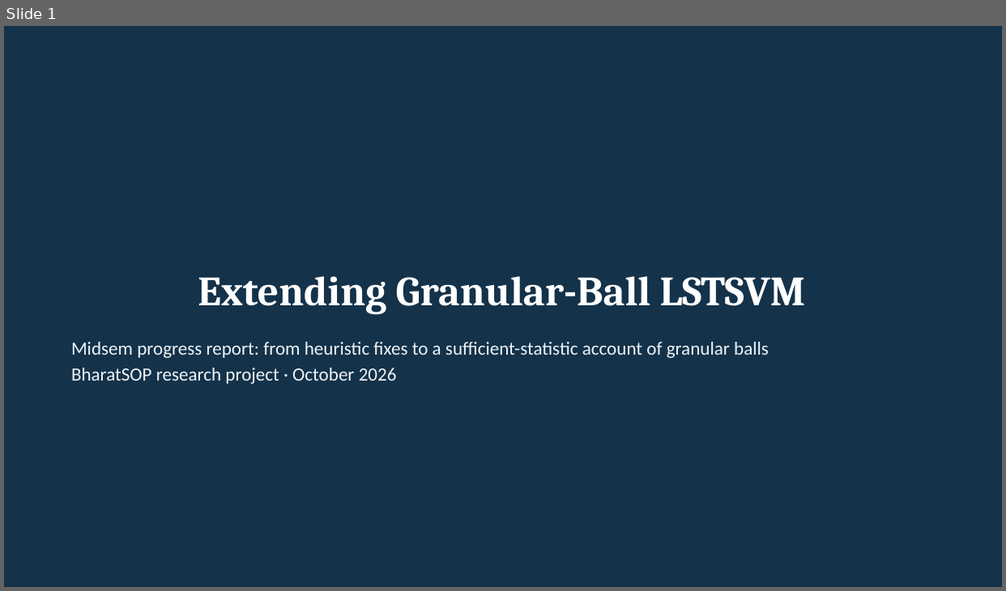
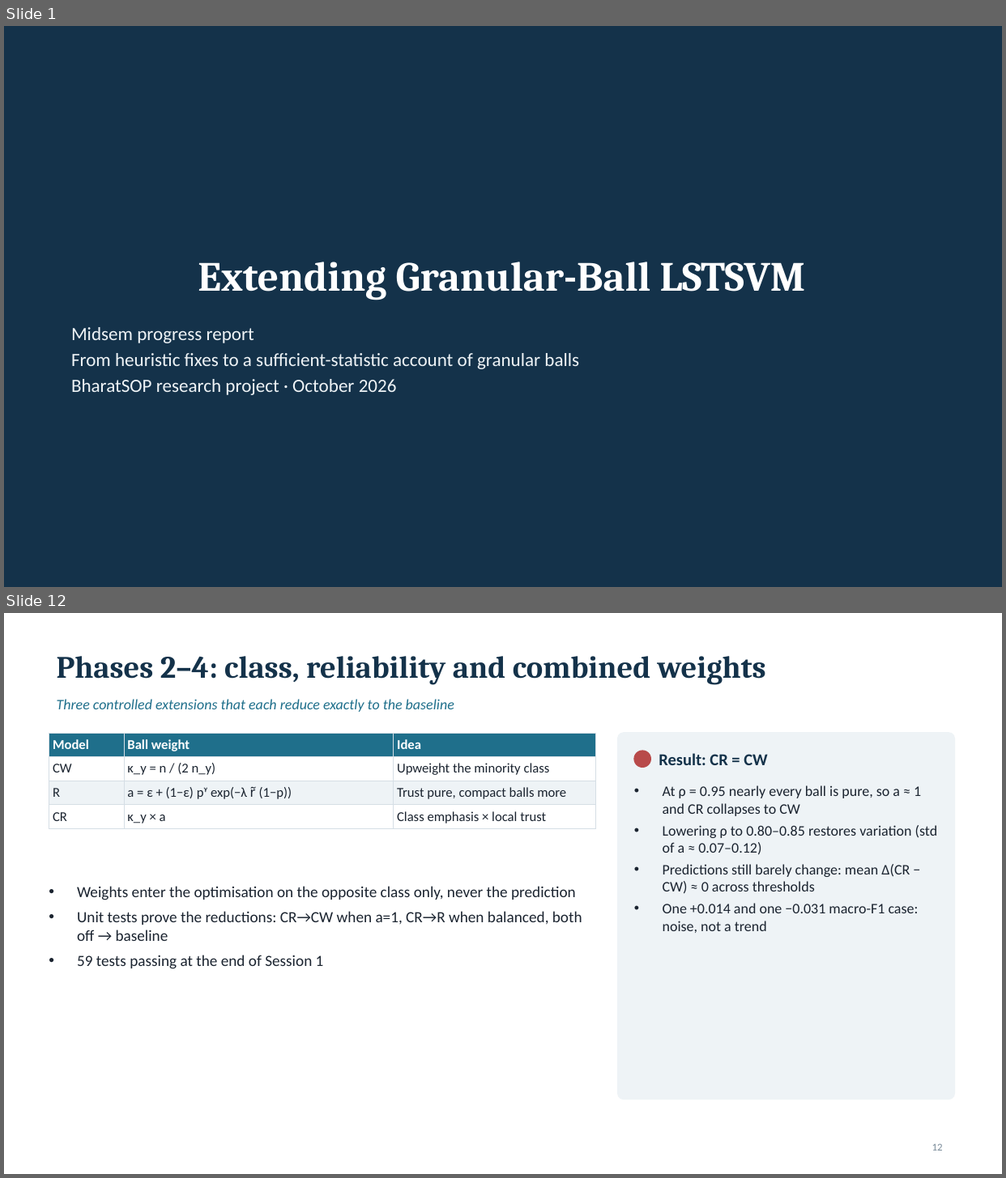
Before and after one commit to Toast24/GBLSTSVM-Ex, a slide deck: docs/midsem/GBLSTSVM_Midsem_Progress.pptx. Shown one above the other, each under a label of ours: slide 1 before the commit, slides 1 and 12 after it; the slides between them are not shown. The pictures are 1006x591 and 1006x1178 pixels, drawn with LibreOffice and Linux fonts; fonts in the diff are those of the drawing. Boxes give left, top, right and bottom in pixels: in the first picture for what was removed or moved away, otherwise in the second. Text is boxed around its words. In the diff, an @@ line names an element or a change of style, - is before the commit and + after.

```diff
--- a/docs/midsem/GBLSTSVM_Midsem_Progress.pptx
+++ b/docs/midsem/GBLSTSVM_Midsem_Progress.pptx
@@ slide 12 added at [4,613,1002,1174], background #FFFFFF @@
@@ title added at [57,656,766,685], 30 pt, text #14324A, bold @@
+Phases 2–4: class, reliability and combined weights
@@ text added at [57,699,454,712], 14 pt, text #1F6F8B, italic @@
+Three controlled extensions that each reduce exactly to the baseline
@@ table added at [49,733,595,827], 4 rows, 3 columns @@
+Model | Ball weight | Idea
+CW | κ_y = n / (2 n_y) | Upweight the minority class
+R | a = ε + (1−ε) pᵞ exp(−λ r̃ (1−p)) | Trust pure, compact balls more
+CR | κ_y × a | Class emphasis × local trust
@@ rounded rectangle added at [618,733,955,1100], fill #EEF3F6, outline #EEF3F6 1 pt @@
@@ ellipse added at [634,751,651,767], fill #B84A4A, outline #B84A4A 1 pt @@
@@ text added at [658,753,767,765], 16 pt, text #14324A, bold @@
+Result: CR = CW
@@ text added at [663,786,938,933], 14 pt, text #1B2430 @@
+• At ρ = 0.95 nearly every ball is pure, so a ≈ 1 and CR collapses to CW
+• Lowering ρ to 0.80–0.85 restores variation (std of a ≈ 0.07–0.12)
+• Predictions still barely change: mean Δ(CR − CW) ≈ 0 across thresholds
+• One +0.014 and one −0.031 macro-F1 case: noise, not a trend
@@ text added at [77,886,582,969], 15 pt, text #1B2430 @@
+• Weights enter the optimisation on the opposite class only, never the prediction
+• Unit tests prove the reductions: CR→CW when a=1, CR→R when balanced, both off → baseline
+• 59 tests passing at the end of Session 1
@@ page number added at [932,1144,943,1151], 10 pt, text #7A8B99 @@
+12
@@ slide 1 changed as well @@
@@ title "Extending Granular-Ball LSTSVM": place and size @@
-title "Extending Granular-Ball LSTSVM" at [198,276,806,315]
+title "Extending Granular-Ball LSTSVM" at [198,262,806,300]
@@ text "Midsem progress report": place and size @@
-text "Midsem progress report" at [71,342,769,384]
+text "Midsem progress report" at [71,327,579,395]
@@ text at [71,327,579,369]: text changed @@
-Midsem progress report: from heuristic fixes to a sufficient-statistic account of granular balls
+Midsem progress report
+From heuristic fixes to a sufficient-statistic account of granular balls
```
Also in this commit, not shown: 7 other slides changed, 43 other slides added, 6 slides removed, 49 other files.
